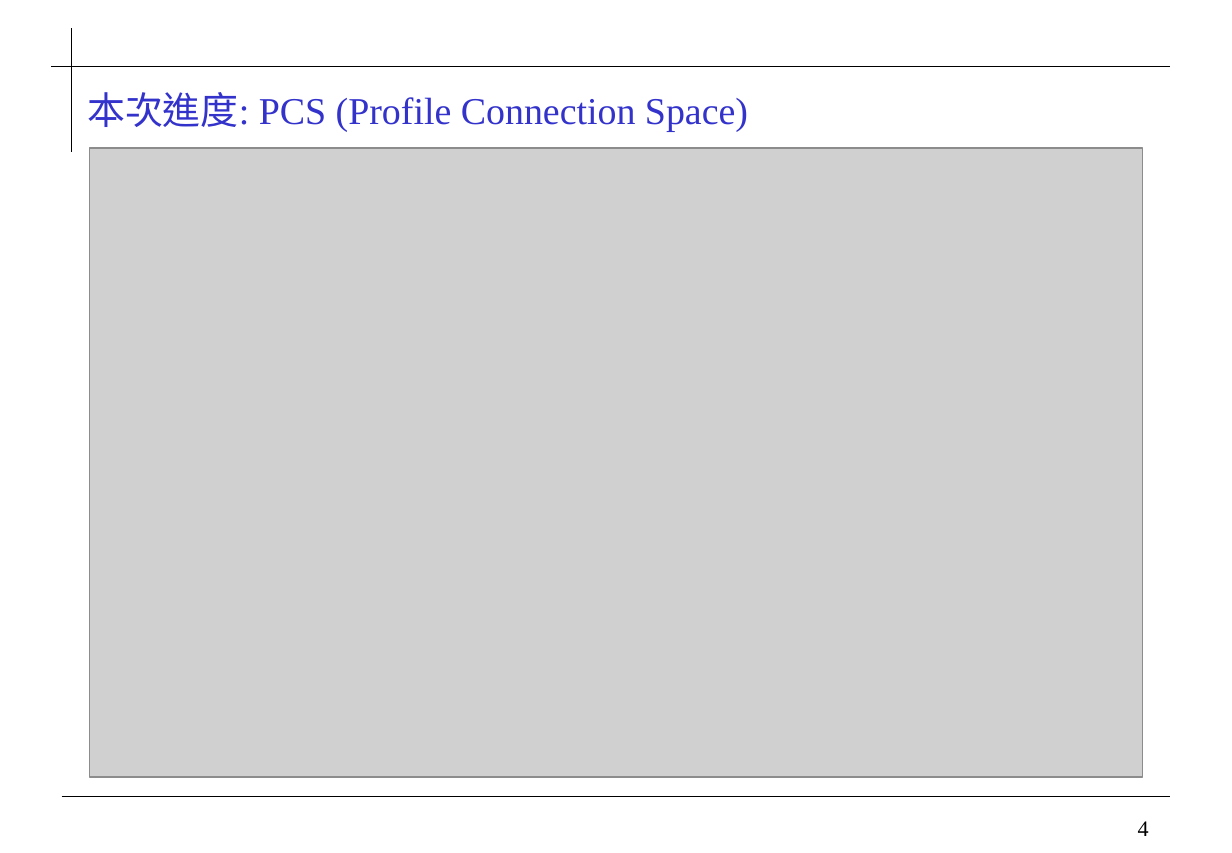
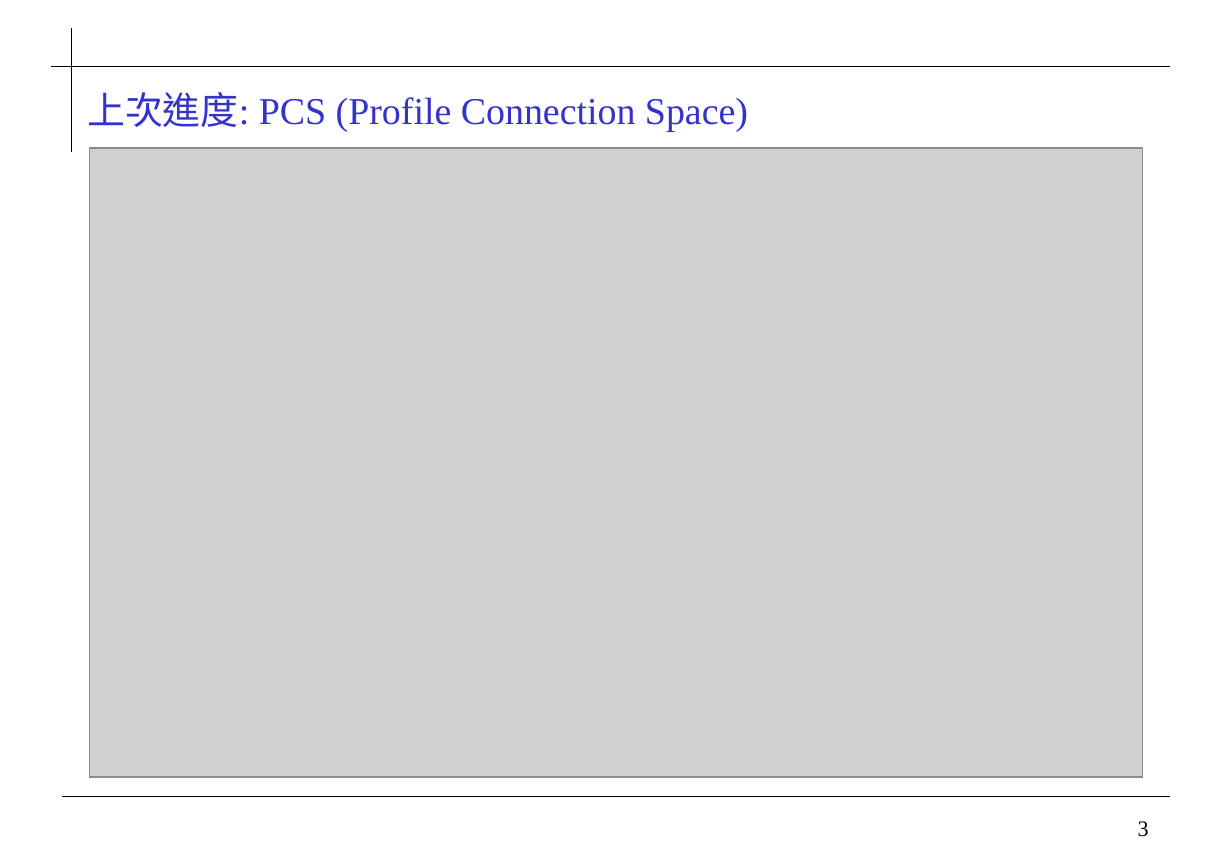
Before and after one commit to 0ilasis0/home, a slide deck: slide 3 of ICCPROFILE_0929.pptx (slide 4 before the commit). Drawn at 1232x853 pixels with LibreOffice and Linux fonts; fonts in the diff are those of the drawing; grey boxes stand for pictures; background and template pictures are left out. Boxes give left, top, right and bottom in pixels: in the first picture for what was removed or moved away, otherwise in the second. Text is boxed around its words. In the diff, an @@ line names an element or a change of style, - is before the commit and + after.

```diff
--- a/ICCPROFILE_0929.pptx
+++ b/ICCPROFILE_0929.pptx
@@ title at (87, 92, 748, 131): text changed @@
-本次進度: PCS (Profile Connection Space)
+上次進度: PCS (Profile Connection Space)
@@ page number at (1138, 821, 1149, 837): text changed @@
-4
+3
```
Also in this commit, not shown: 4 other slides changed, 5 slides added, 9 slides removed, 4 other files.
